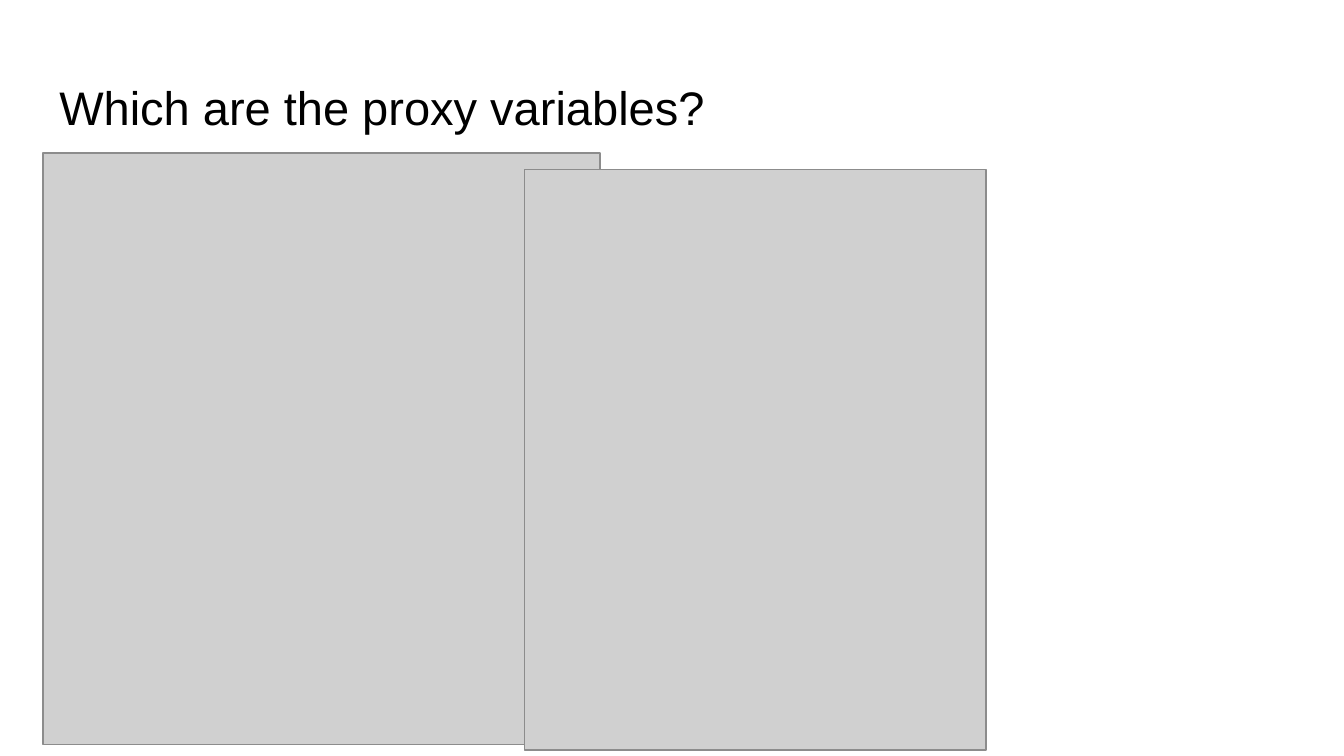
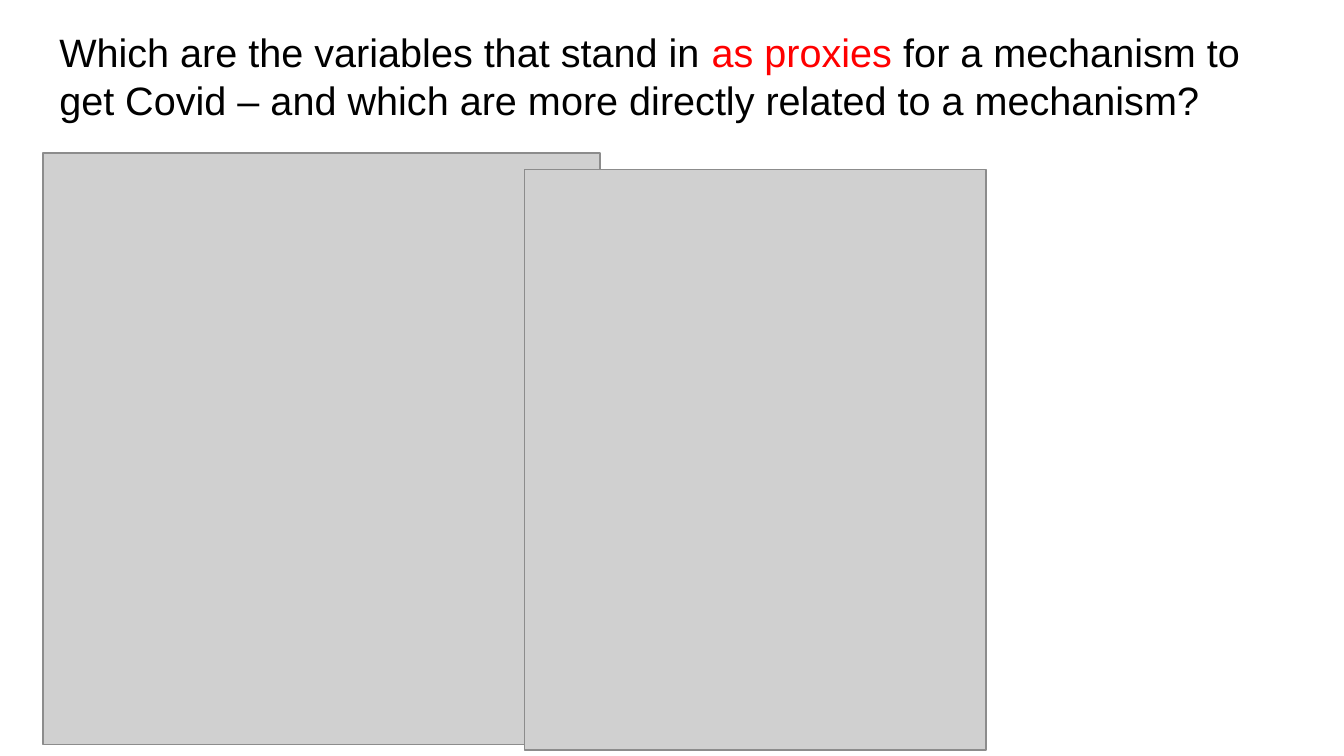
Before and after one commit to uchicago-dsi/data4all, a slide deck: slide 6 of Case 2 - COVID/Lesson 3/Slides/Lesson 3 Slides.pptx. Drawn at 1344x756 pixels with LibreOffice and Linux fonts; fonts in the diff are those of the drawing; grey boxes stand for pictures. Boxes give left, top, right and bottom in pixels: in the first picture for what was removed or moved away, otherwise in the second. Text is boxed around its words. In the diff, an @@ line names an element or a change of style, - is before the commit and + after.

```diff
--- a/Case 2 - COVID/Lesson 3/Slides/Lesson 3 Slides.pptx
+++ b/Case 2 - COVID/Lesson 3/Slides/Lesson 3 Slides.pptx
@@ title at box(59, 38, 1240, 122): text changed; size 25.2 to 21.2 pt @@
-Which are the proxy variables?
+Which are the variables that stand in as proxies for a mechanism to get Covid – and which are more directly related to a mechanism?
```
Also in this commit, not shown: 1 other slide changed, 1 slide added, 4 other files.
